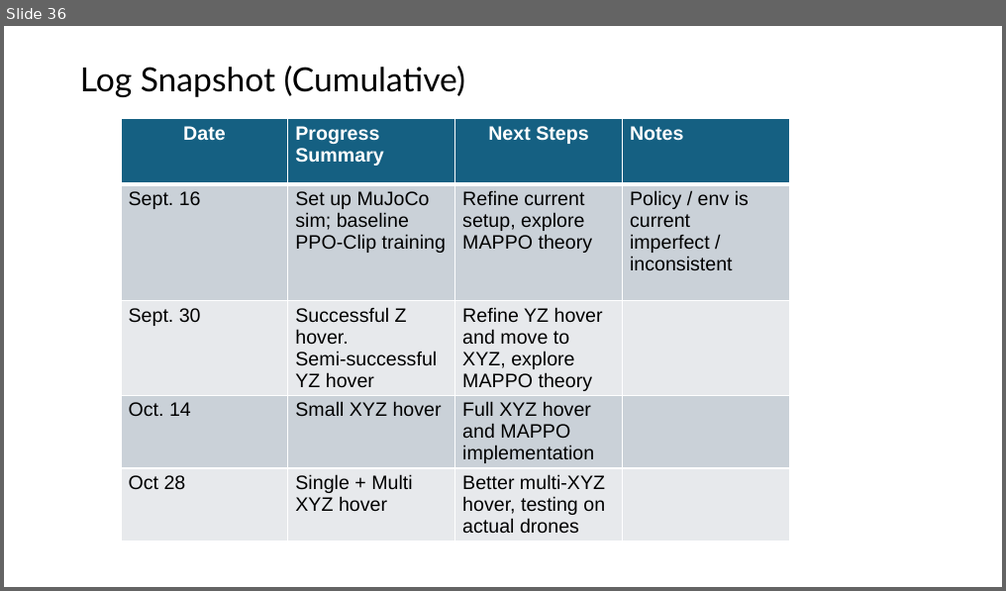
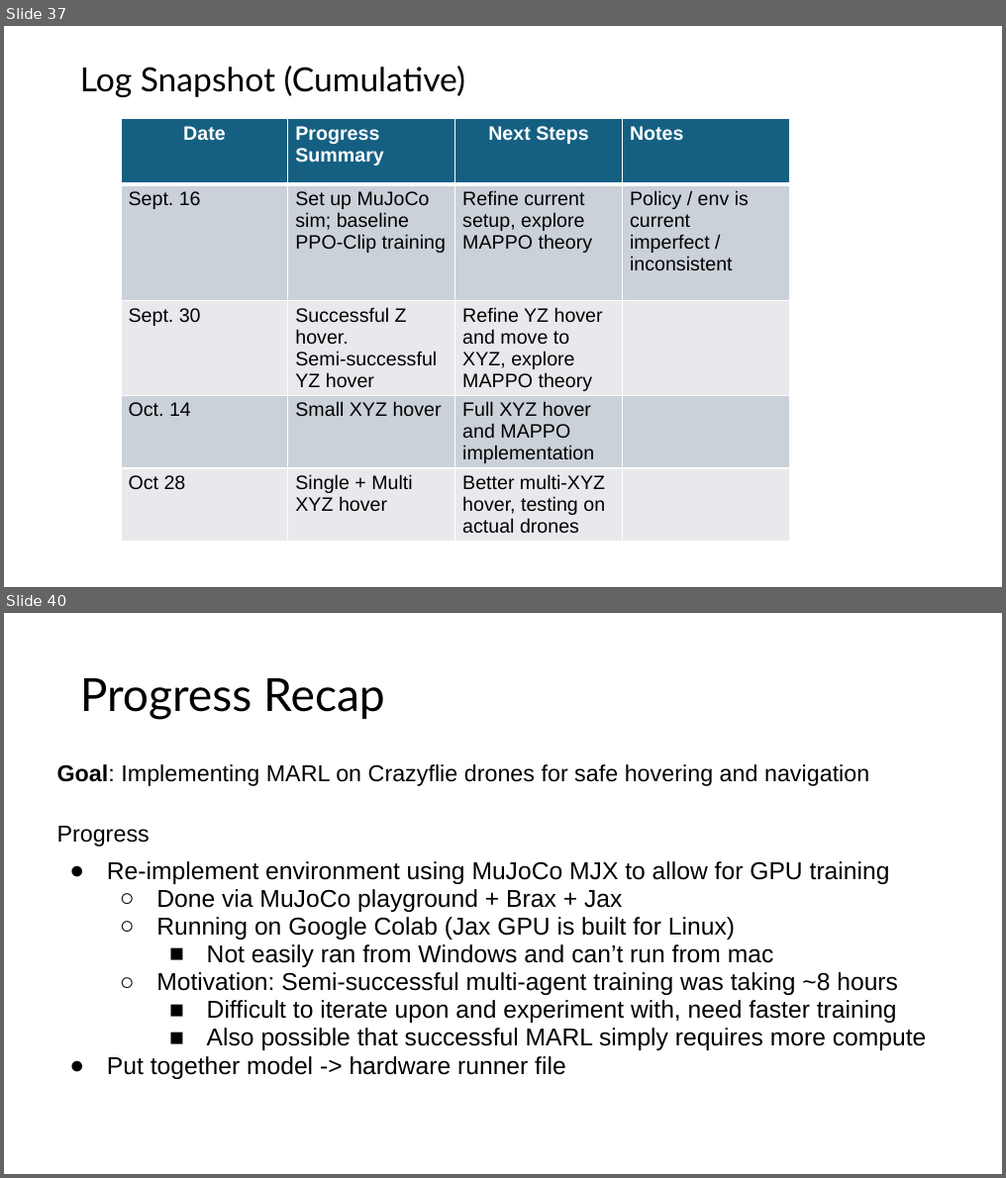
Before and after one commit to shazia-dewan/multi-agentCrazyflieLift, a slide deck: docs/MIRL LAB Honours Project Bi-Weekly Update.pptx. Shown one above the other, each under a label of ours: slide 36 before the commit, slides 37 and 40 after it; the slides between them are not shown. The pictures are 1006x591 and 1006x1178 pixels, drawn with LibreOffice and Linux fonts; fonts in the diff are those of the drawing. Boxes give left, top, right and bottom in pixels: in the first picture for what was removed or moved away, otherwise in the second. Text is boxed around its words. In the diff, an @@ line names an element or a change of style, - is before the commit and + after.

```diff
--- a/docs/MIRL LAB Honours Project Bi-Weekly Update.pptx
+++ b/docs/MIRL LAB Honours Project Bi-Weekly Update.pptx
@@ slide 40 added at <box>4,613,1002,1174</box>, background #FFFFFF @@
@@ title added at <box>80,678,385,720</box>, 33 pt, text #000000 @@
+Progress Recap
@@ text added at <box>57,764,927,1079</box>, 17.6 pt, text #000000 @@
+Goal: Implementing MARL on Crazyflie drones for safe hovering and navigation
+Progress
+● Re-implement environment using MuJoCo MJX to allow for GPU training
+  ○ Done via MuJoCo playground + Brax + Jax
+  ○ Running on Google Colab (Jax GPU is built for Linux)
+    ■ Not easily ran from Windows and can’t run from mac
+  ○ Motivation: Semi-successful multi-agent training was taking ~8 hours
+    ■ Difficult to iterate upon and experiment with, need faster training
+    ■ Also possible that successful MARL simply requires more compute
+● Put together model -> hardware runner file
@@ what was slide 36 is now slide 37 @@
```
Also in this commit, not shown: 8 other slides added, 1 other file.
